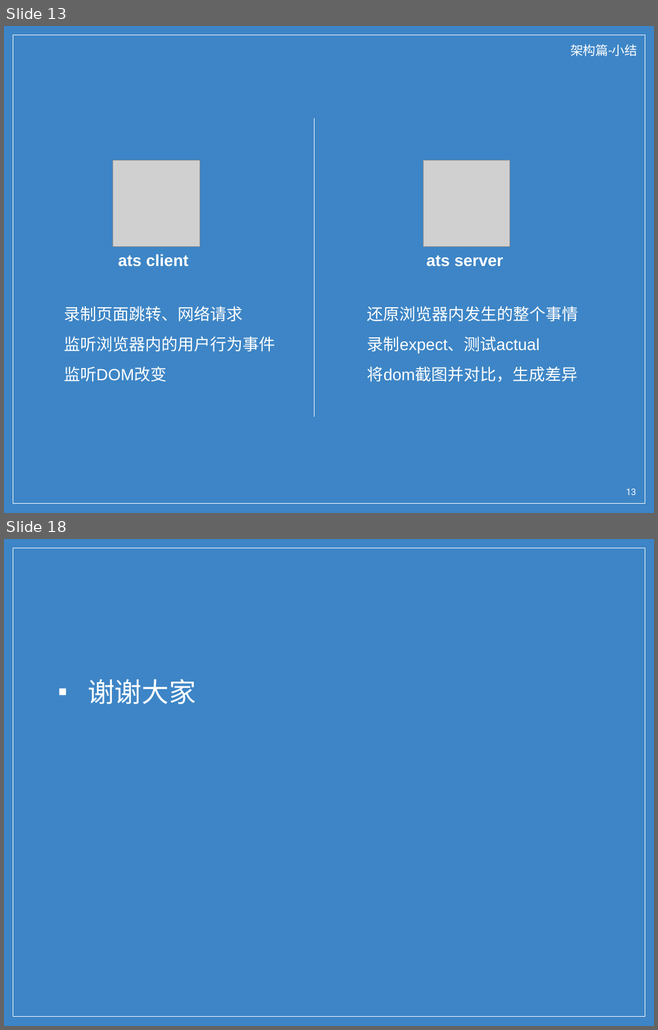
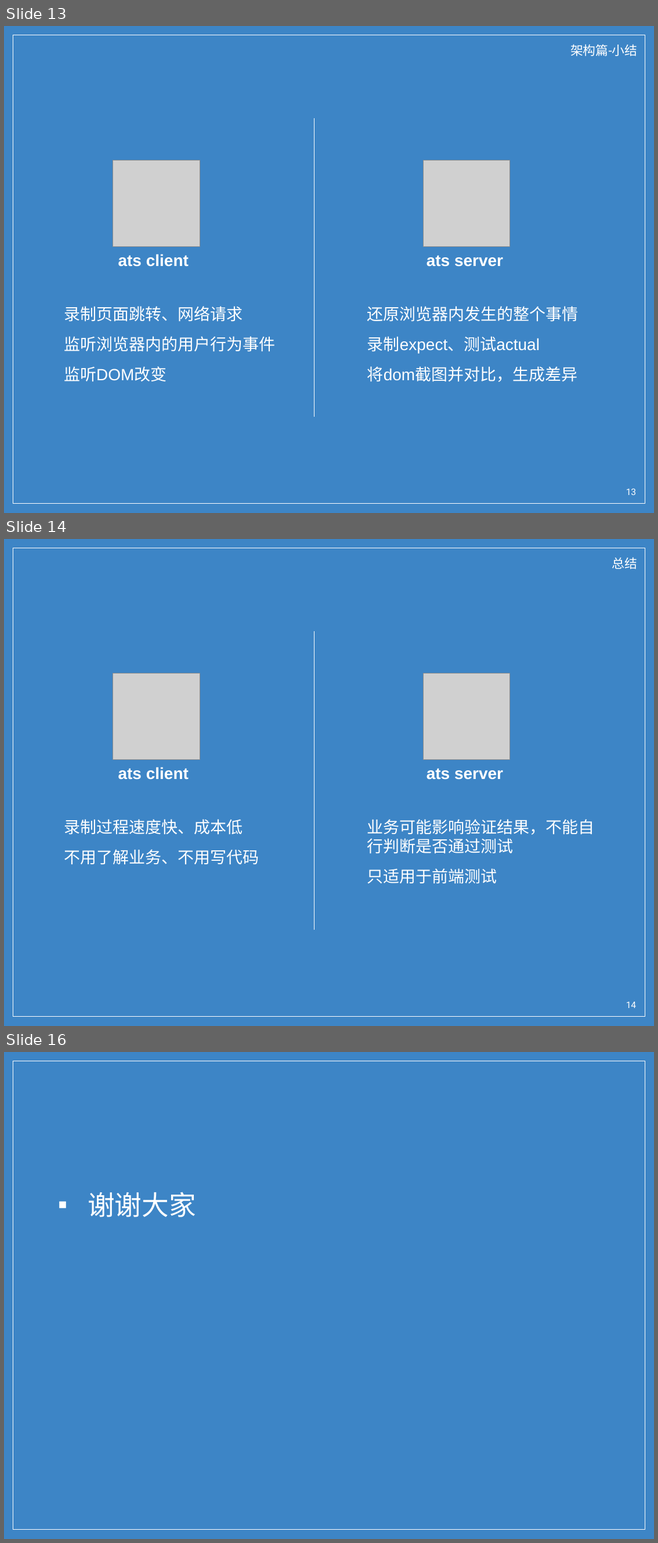
Before and after one commit to wu0792/ats_client, a slide deck: ext/share.pptx. Shown one above the other, each under a label of ours: slides 13 and 18 before the commit, slides 13, 14 and 16 after it; the slides between them are not shown. The pictures are 658x1030 and 658x1543 pixels, drawn with LibreOffice and Linux fonts; fonts in the diff are those of the drawing; grey boxes stand for pictures; background and template pictures are left out. Boxes give left, top, right and bottom in pixels: in the first picture for what was removed or moved away, otherwise in the second. Text is boxed around its words. In the diff, an @@ line names an element or a change of style, - is before the commit and + after.

```diff
--- a/ext/share.pptx
+++ b/ext/share.pptx
@@ slide 14 added at [4,539,654,1026], background picture (left out); not listed: 1 template element that a slide beside it also shows @@
@@ text added at [612,557,637,569], 14 pt, text #FFFFFF @@
+总结
@@ line added from (314, 631) to (314, 930), #FFFFFF 0.75 pt @@
@@ picture added at [113,674,199,760] @@
@@ picture added at [423,674,509,760] @@
@@ text added at [118,767,188,780], 18 pt, text #FFFFFF, bold @@
+ats client
@@ text added at [426,768,503,780], 18 pt, text #FFFFFF, bold @@
+ats server
@@ text added at [64,819,259,865], 18 pt, text #FFFFFF @@
+录制过程速度快、成本低
+不用了解业务、不用写代码
@@ text added at [367,819,594,884], 18 pt, text #FFFFFF @@
+业务可能影响验证结果，不能自行判断是否通过测试
+只适用于前端测试
@@ page number added at [626,1002,636,1008], 10 pt, text #FFFFFF @@
+14
@@ what was slide 18 is now slide 16 @@
```
Also in this commit, not shown: 3 slides changed, 5 other files.
